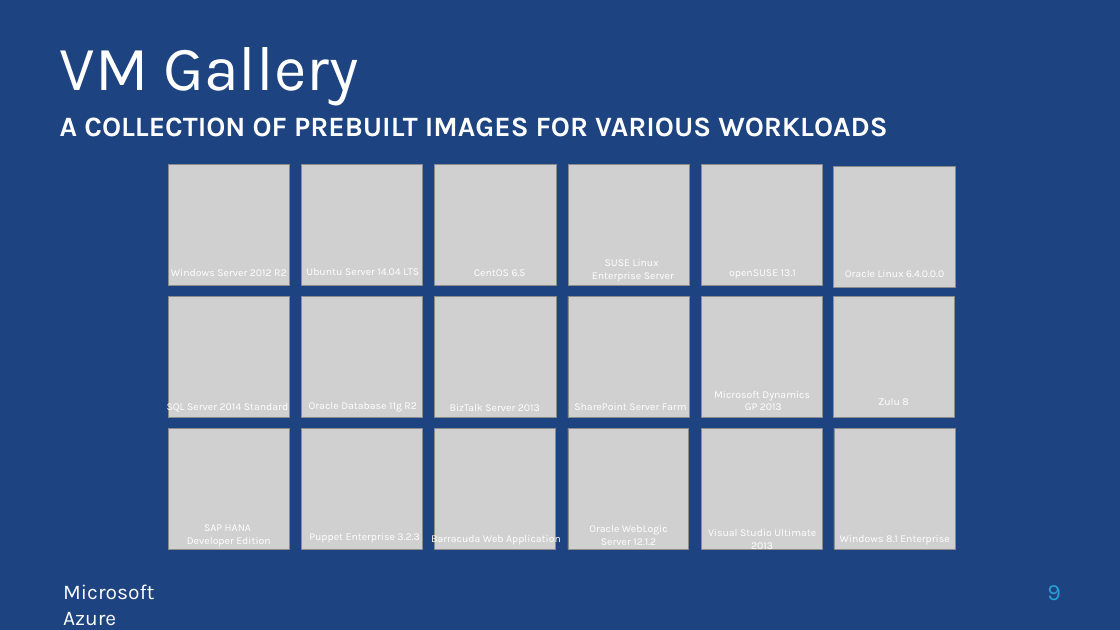
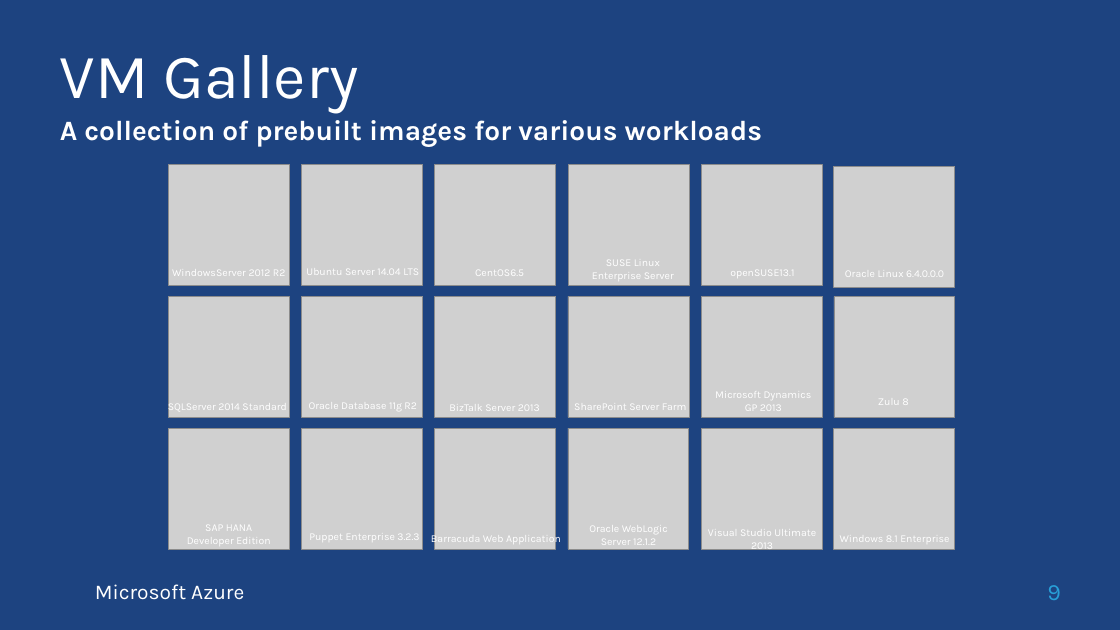
Before and after one commit to ThessalonikiNet-MeetUp/globalazurebootcamp2015, a slide deck: slide 9 of Nikos Tzelvenzis - Azure IaaS/Presentation/IaaS.pptx. Drawn at 1120x630 pixels with LibreOffice and Linux fonts; fonts in the diff are those of the drawing; grey boxes stand for pictures; background and template pictures are left out. Boxes give left, top, right and bottom in pixels: in the first picture for what was removed or moved away, otherwise in the second. Text is boxed around its words. In the diff, an @@ line names an element or a change of style, - is before the commit and + after.

```diff
--- a/Nikos Tzelvenzis - Azure IaaS/Presentation/IaaS.pptx
+++ b/Nikos Tzelvenzis - Azure IaaS/Presentation/IaaS.pptx
@@ text "VM Gallery" at (60,55,358,114): line spacing 0.9 to 1 @@
@@ text at (60,120,762,147): text changed @@
-A COLLECTION OF PREBUILT IMAGES FOR VARIOUS WORKLOADS
+A collection of prebuilt images for various workloads
@@ text at (172,270,286,276): spaces changed @@
-Windows Server 2012 R2
+WindowsServer 2012 R2
@@ text at (168,401,286,414): spaces changed @@
-SQL Server 2014 Standard
+SQLServer 2014 Standard
@@ text "Microsoft Azure" rewrapped from (63,584,154,625) to (95,584,244,600) @@
```
Also in this commit, not shown: 19 other slides changed, 2 slides added, 25 slides removed, 10 other files.
